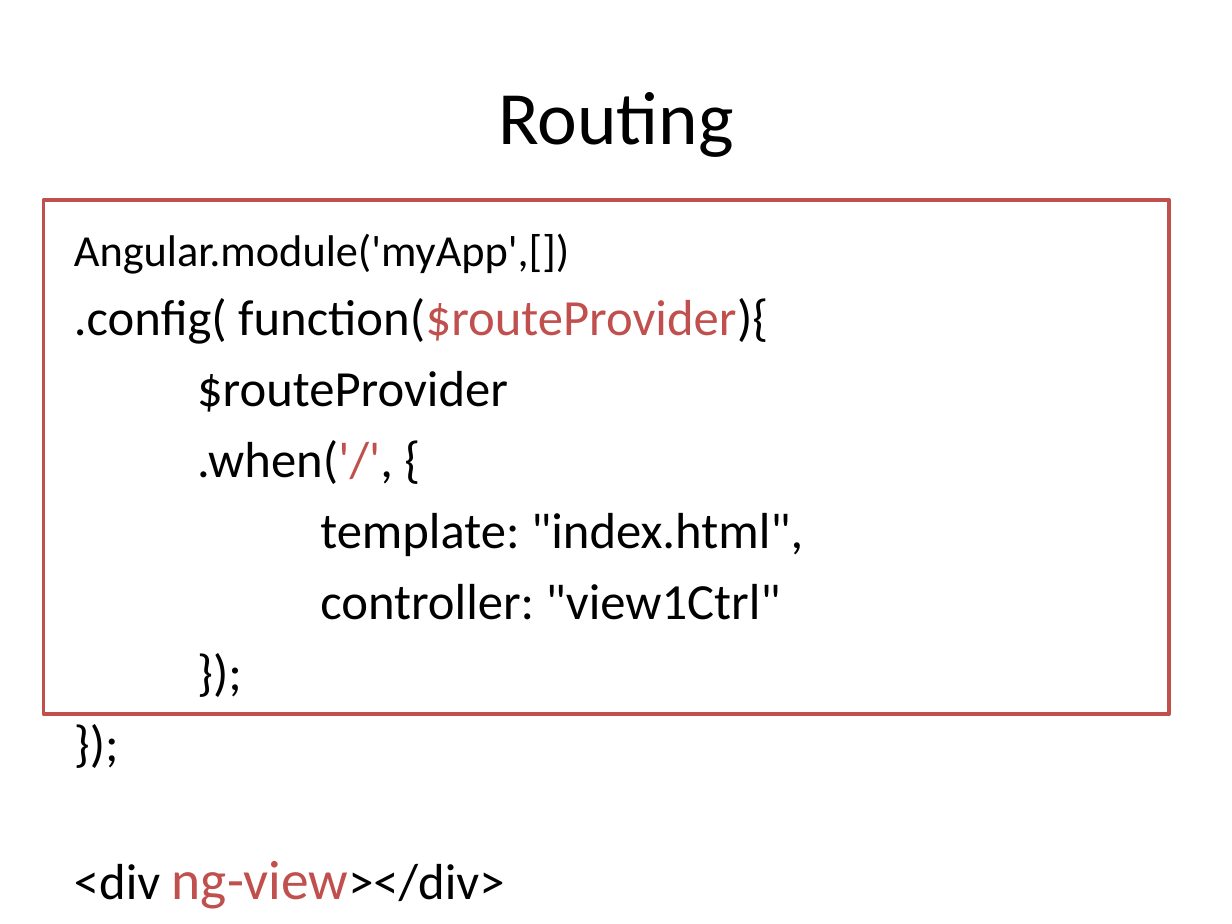
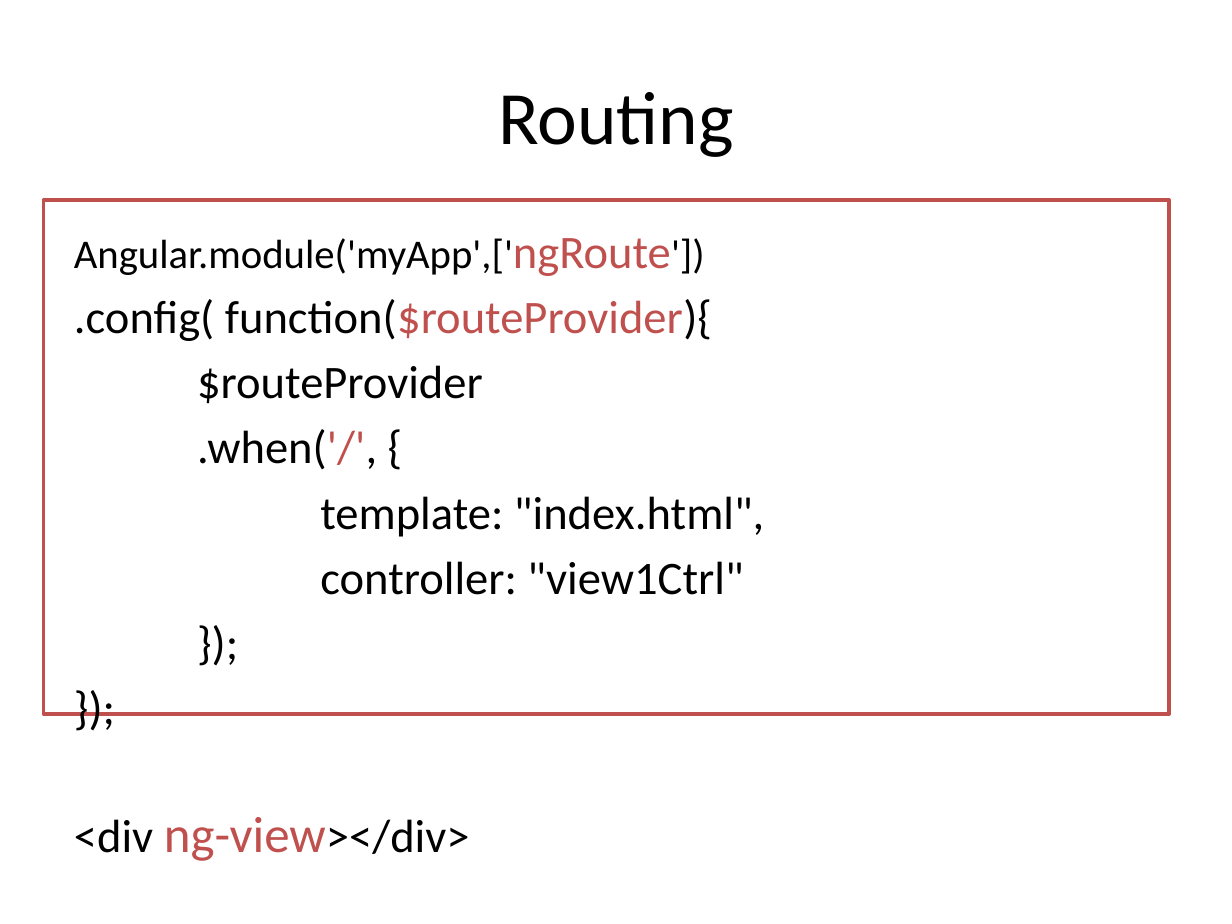
Before and after one commit to lhkingkong/angularjs-taller, a slide deck: slide 19 of material/AngularJS Taller.pptx. Drawn at 1232x924 pixels with LibreOffice and Linux fonts; fonts in the diff are those of the drawing. Boxes give left, top, right and bottom in pixels: in the first picture for what was removed or moved away, otherwise in the second. Text is boxed around its words. In the diff, an @@ line names an element or a change of style, - is before the commit and + after.

Commit message:
Add router example

```diff
--- a/material/AngularJS Taller.pptx
+++ b/material/AngularJS Taller.pptx
@@ text at <box>74,238,671,276</box>: text changed; size 25.9 to 23.8 pt @@
-Angular.module('myApp',[])
+Angular.module('myApp',['ngRoute'])
@@ text at <box>74,299,764,861</box>: size 29.6 to 27.2 pt in ".config( function($routeProvider){", "$routeProvider", ".when('/', {", "template: "index.html"," and 4 more places; size 32.4 to 29.8 pt in "ng-view></div>" @@
```
Also in this commit, not shown: 6 other slides changed, 10 slides added, 32 other files.
